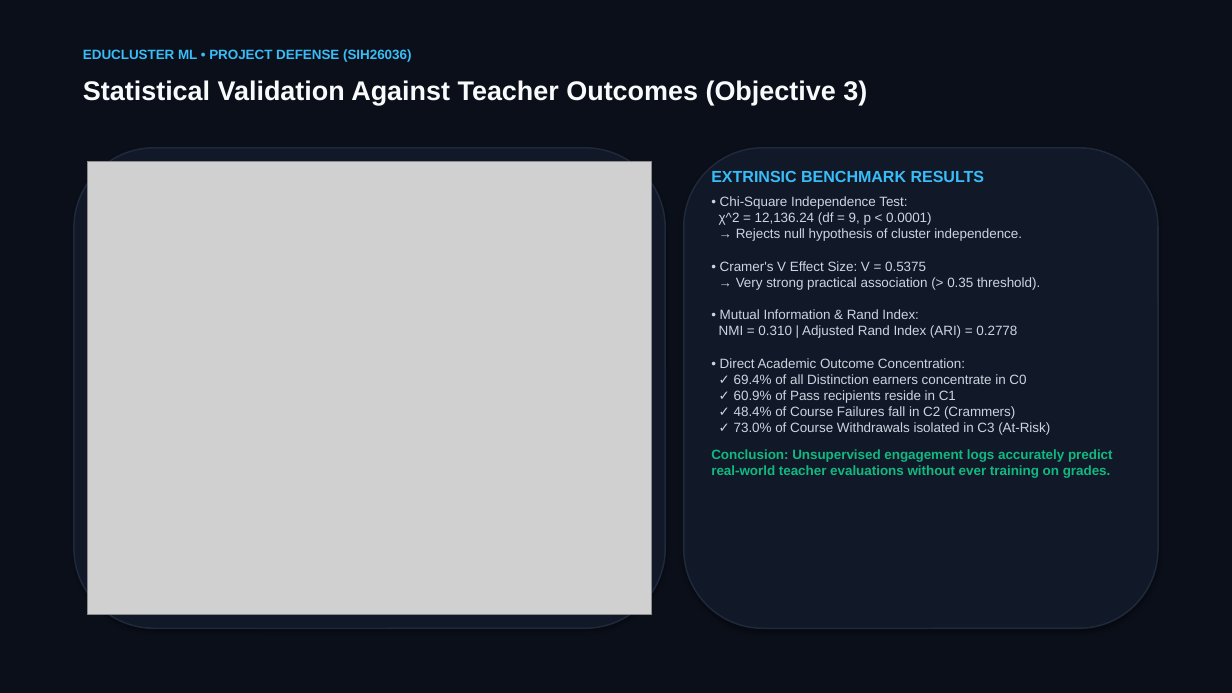
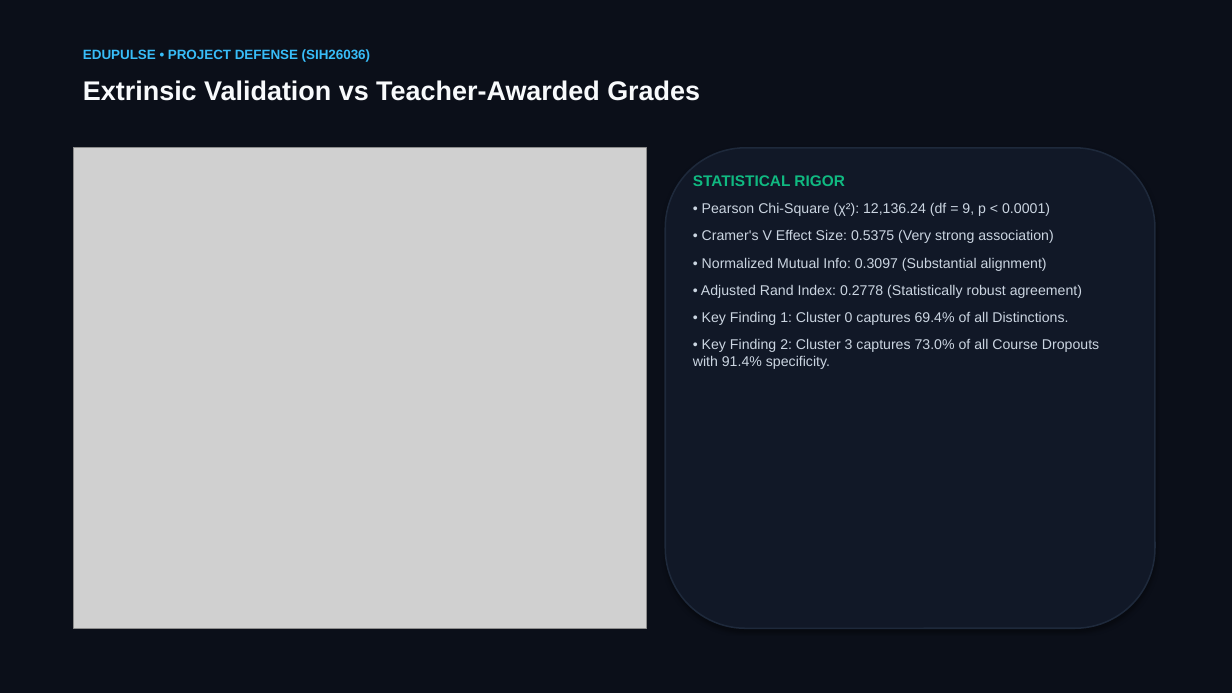
Before and after one commit to parasabhavyaswi/student-engagement-performance-clustering, a slide deck: slide 7 of EduCluster_ML_Presentation.pptx. Drawn at 1232x693 pixels with LibreOffice and Linux fonts; fonts in the diff are those of the drawing; grey boxes stand for pictures. Boxes give left, top, right and bottom in pixels: in the first picture for what was removed or moved away, otherwise in the second. Text is boxed around its words. In the diff, an @@ line names an element or a change of style, - is before the commit and + after.

Commit message:
feat(edupulse): finalize EduPulse rebranding, pipeline verification, IEEE research paper (docx & pdf), and deck

```diff
--- a/EduCluster_ML_Presentation.pptx
+++ b/EduCluster_ML_Presentation.pptx
@@ text at [83, 49, 370, 62]: text changed @@
-EDUCLUSTER ML • PROJECT DEFENSE (SIH26036)
+EDUPULSE • PROJECT DEFENSE (SIH26036)
@@ text at [83, 80, 700, 101]: text changed @@
-Statistical Validation Against Teacher Outcomes (Objective 3)
+Extrinsic Validation vs Teacher-Awarded Grades
@@ picture: place and size @@
-picture at [88, 162, 652, 615]
+picture at [74, 148, 647, 628]
@@ rounded rectangle removed at [74, 148, 665, 628] @@
@@ rounded rectangle: place and size @@
-rounded rectangle at [684, 148, 1158, 628]
+rounded rectangle at [665, 148, 1155, 628]
@@ text at [693, 175, 1099, 369]: text changed; size 10.5 to 11 pt @@
-EXTRINSIC BENCHMARK RESULTS
-• Chi-Square Independence Test:
-χ^2 = 12,136.24 (df = 9, p < 0.0001)
-→ Rejects null hypothesis of cluster independence.
-• Cramer's V Effect Size: V = 0.5375
-→ Very strong practical association (> 0.35 threshold).
-• Mutual Information & Rand Index:
-NMI = 0.310 | Adjusted Rand Index (ARI) = 0.2778
-• Direct Academic Outcome Concentration:
-✓ 69.4% of all Distinction earners concentrate in C0
-✓ 60.9% of Pass recipients reside in C1
-✓ 48.4% of Course Failures fall in C2 (Crammers)
-✓ 73.0% of Course Withdrawals isolated in C3 (At-Risk)
-Conclusion: Unsupervised engagement logs accurately predict real-world teacher evaluations without ever training on grades.
+STATISTICAL RIGOR
+• Pearson Chi-Square (χ²): 12,136.24 (df = 9, p < 0.0001)
+• Cramer's V Effect Size: 0.5375 (Very strong association)
+• Normalized Mutual Info: 0.3097 (Substantial alignment)
+• Adjusted Rand Index: 0.2778 (Statistically robust agreement)
+• Key Finding 1: Cluster 0 captures 69.4% of all Distinctions.
+• Key Finding 2: Cluster 3 captures 73.0% of all Course Dropouts with 91.4% specificity.
```
Also in this commit, not shown: 4 other slides changed, 5 slides added, 5 slides removed, 20 other files.
